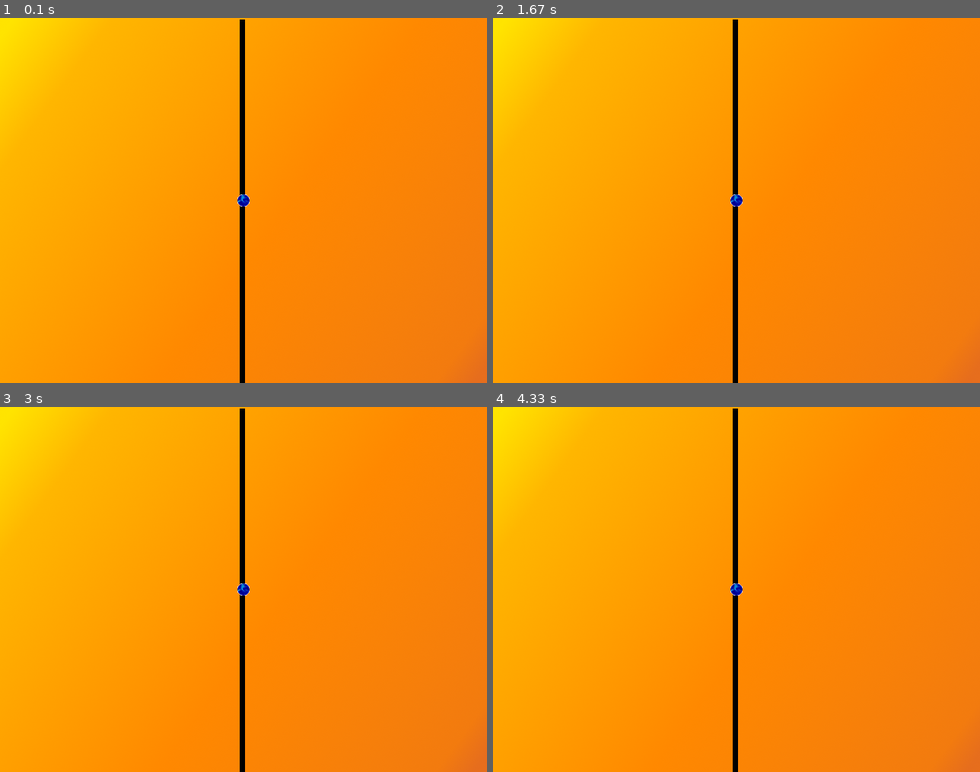
Above: before the commit, frames 1-4 (two rows, left to right).
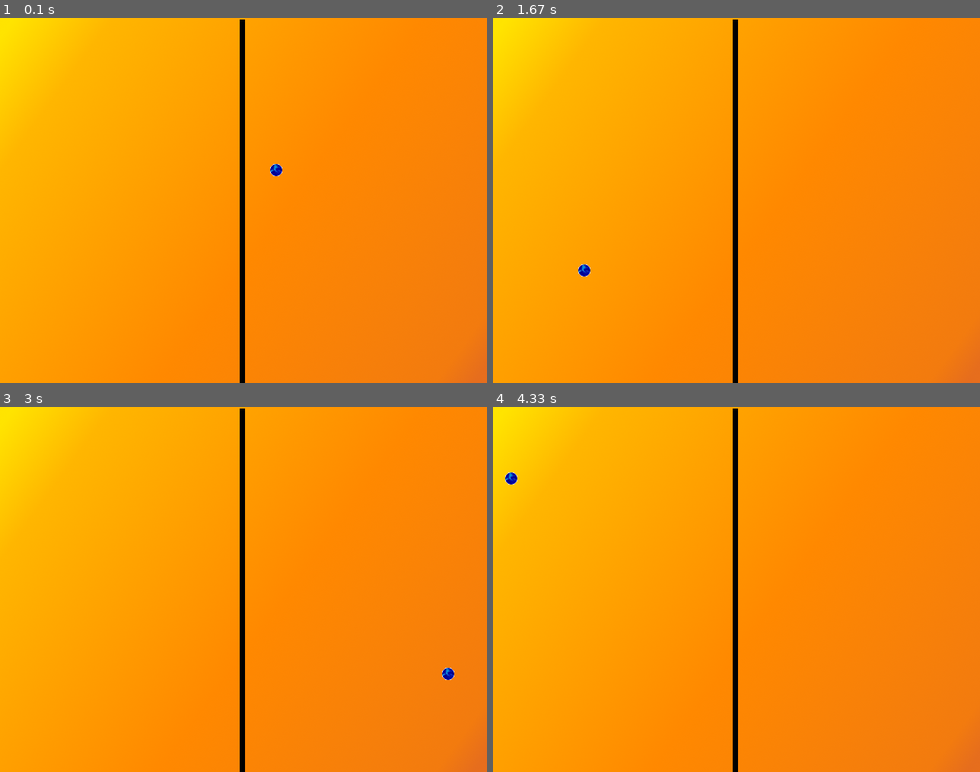
Above: after the commit, the same moments.

Repository: unintendedbear/Tutorial-pygame
Game: pygame game, started from pong.py
Two runs of this game, one before a commit and one after it. Both use one fixed random seed, a clock stepped at 60 frames per second and the inputs below. The source is Python 2; it was converted automatically to run under Python 3.
Inputs:
- Up to frame 1 (0.1 s): no input
- Up to frame 2 (1.67 s): no input
- Up to frame 3 (3 s): no input
- Up to frame 4 (4.33 s): no input

The runs differ from the first frame. In frame 1, 0.1% of the frame differs, in the area x 48-58%, y 40-52%; in frame 2, 0.1%; in frame 3, 0.1%; in frame 4, 0.1%.

Commit message:
The ball moves!

Diff:
--- a/pong.py
+++ b/pong.py
@@ -28,6 +28,17 @@
         self.rect.centery = HEIGHT / 2
         self.speed = [0.5, -0.5]
 
+    # Controling ball movement
+    def refresh(self, time):
+        self.rect.centerx += self.speed[0] * time # Basic physics
+        self.rect.centery += self.speed[1] * time
+        if self.rect.left <= 0 or self.rect.right >= WIDTH:
+            self.speed[0] = -self.speed[0]
+            self.rect.centerx += self.speed[0] * time
+        if self.rect.top <= 0 or self.rect.bottom >= HEIGHT:
+            self.speed[1] = -self.speed[1]
+            self.rect.centery += self.speed[1] * time
+
 # Function which loads an image into the Window
 def load_image(path, transparent):
     try: image = pygame.image.load(path)
@@ -48,16 +59,21 @@
     screen = pygame.display.set_mode((WIDTH, HEIGHT))
     pygame.display.set_caption("Unintended Pong")
 
+    # Graphic elements
     background = load_image(backgrnd_path, False)
+    ball = Ball()
 
-    ball = Ball()
+    # Creating clock so the ball moves
+    clock = pygame.time.Clock()
 
     # Maintains screen opened unless manually closed
     while True:
+        time = clock.tick(60)
         for event in pygame.event.get():
             if event.type == QUIT:
                 sys.exit()
 
+        ball.refresh(time)
         screen.blit(background, (0, 0))
         screen.blit(ball.image, ball.rect)
         pygame.display.flip()
